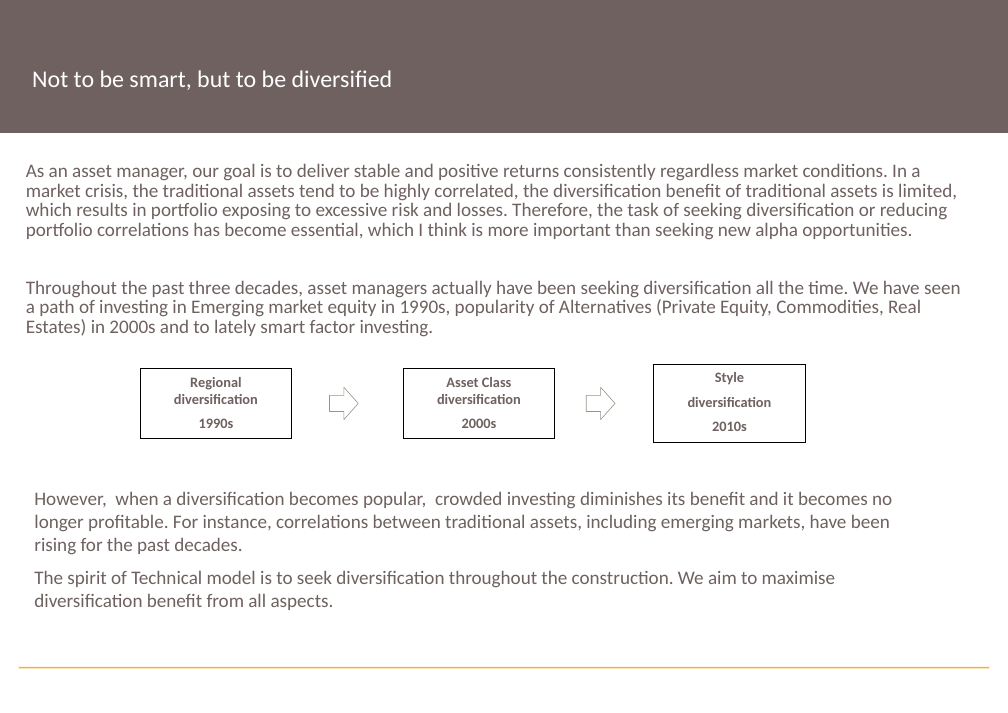
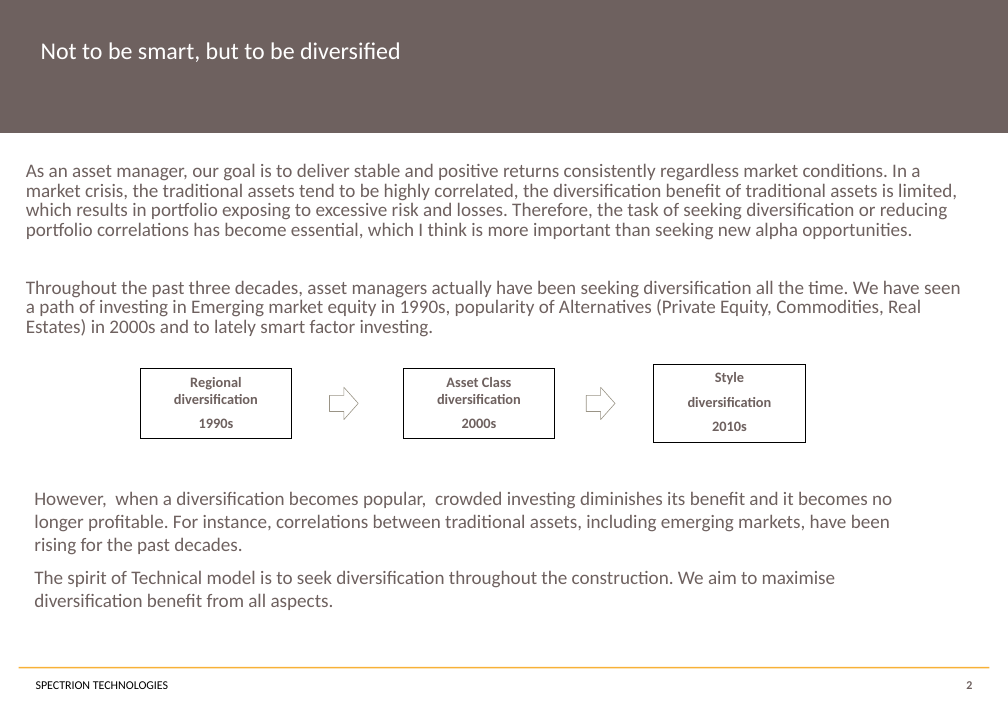
Before and after one commit to deano1949/VIX_subsys, a slide deck: slide 2 of Presentation/t-model.pptx. Drawn at 1008x713 pixels with LibreOffice and Linux fonts; fonts in the diff are those of the drawing. Boxes give left, top, right and bottom in pixels: in the first picture for what was removed or moved away, otherwise in the second. Text is boxed around its words. In the diff, an @@ line names an element or a change of style, - is before the commit and + after.

```diff
--- a/Presentation/t-model.pptx
+++ b/Presentation/t-model.pptx
@@ text "Not to be smart, but ..." at (41, 42, 401, 62): vertical alignment bottom to top @@
@@ text added at (36, 681, 168, 689), 10 pt, text #000000 @@
+SPECTRION TECHNOLOGIES
@@ page number added at (966, 681, 972, 689), 10 pt, text #6E615F, bold @@
+2
```
Also in this commit, not shown: 20 other slides changed, 27 other files.
